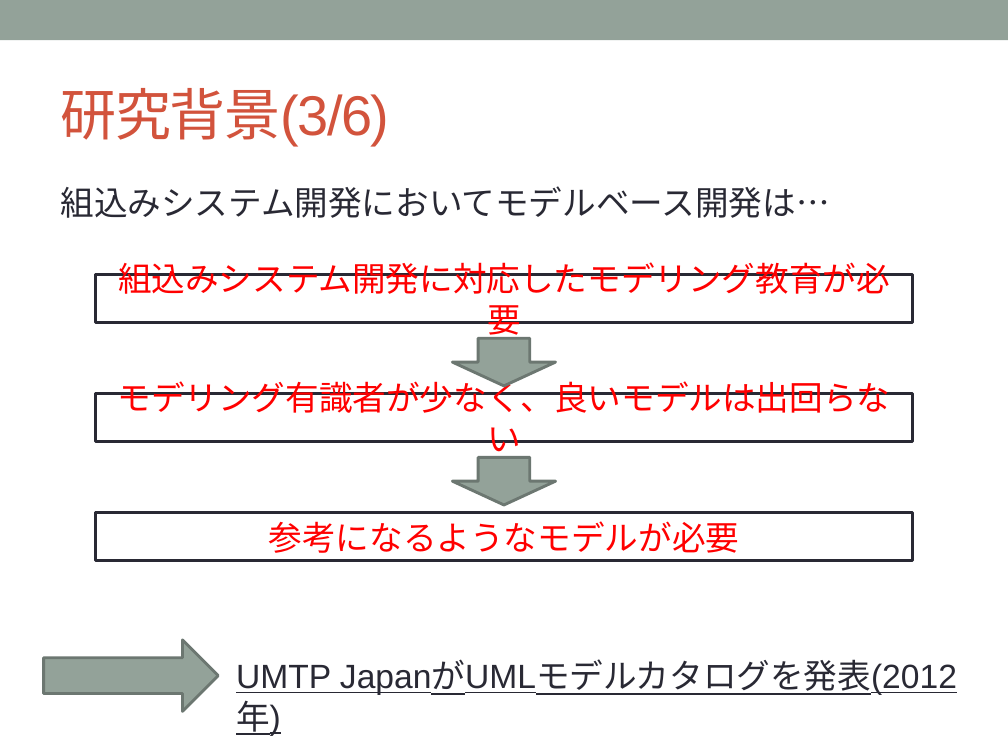
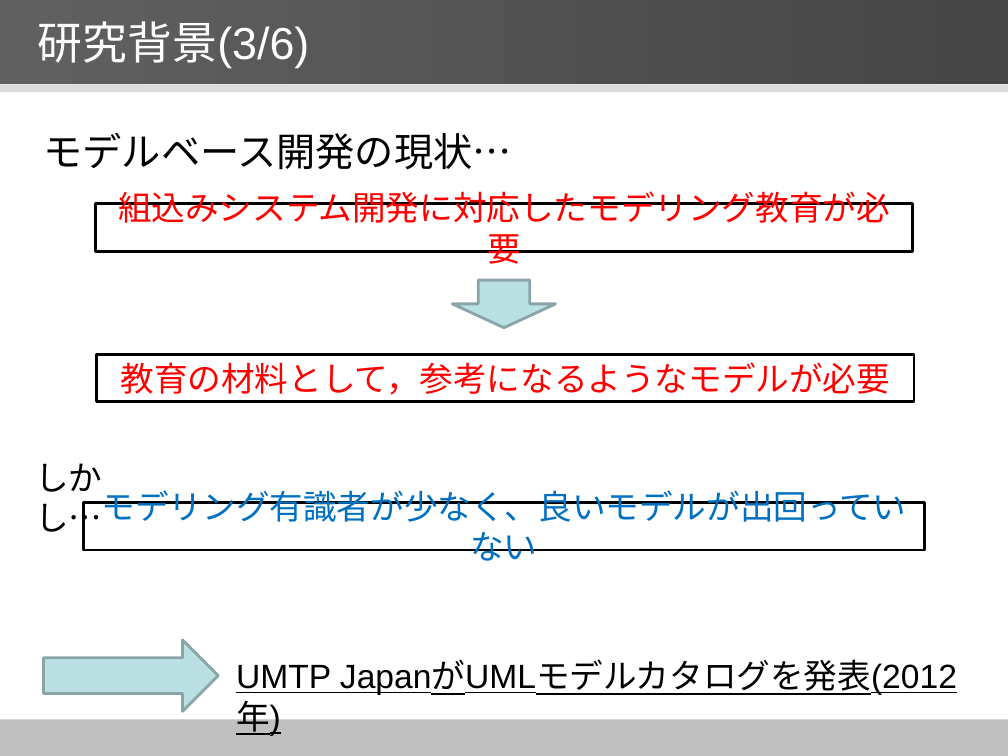
Before and after one commit to YutaNiimura/leJOS-OSEK, a slide deck: slide 5 of 中間発表関連/5I25新村祐太 中間発表スライドver0.5.pptx. Drawn at 1008x756 pixels with LibreOffice and Linux fonts; fonts in the diff are those of the drawing. Boxes give left, top, right and bottom in pixels: in the first picture for what was removed or moved away, otherwise in the second. Text is boxed around its words. In the diff, an @@ line names an element or a change of style, - is before the commit and + after.

```diff
--- a/中間発表関連/5I25新村祐太 中間発表スライドver0.5.pptx
+++ b/中間発表関連/5I25新村祐太 中間発表スライドver0.5.pptx
@@ rectangle: place and size @@
-rectangle at [0, 0, 1008, 40]
+rectangle at [0, 0, 1008, 85]
@@ rectangle at [0, 0, 1008, 85]: fill #93A299 to gradient #606060 to #6B6B6B @@
@@ title "研究背景(3/6)": place and size @@
-title "研究背景(3/6)" at [60, 88, 389, 147]
+title "研究背景(3/6)" at [38, 21, 309, 68]
@@ title "研究背景(3/6)" at [38, 21, 309, 68]: size 40 to 32 pt, text colour #D2533C to #FFFFFF, letter spacing -1 to 0 pt @@
@@ rectangle added at [0, 85, 1008, 93], fill #DDDDDD @@
@@ text at [44, 132, 512, 170]: text changed; size 24 to 28 pt; text colour #292934 to #000000 @@
-組込みシステム開発においてモデルベース開発は…
+モデルベース開発の現状…
@@ rectangle "組込みシステム開発に対応したモデリング教育が必要": place and size @@
-rectangle "組込みシステム開発に対応したモデリング教育が必要" at [95, 274, 912, 323]
+rectangle "組込みシステム開発に対応したモデリング教育が必要" at [95, 204, 912, 252]
@@ rectangle "組込みシステム開発に対応したモデリング教育が必要" at [95, 204, 912, 252]: outline #292934 2.08 pt to #000000 2 pt @@
@@ down arrow at [453, 280, 555, 328]: fill #93A299 to #BBE0E3; outline #6D7871 2.08 pt to #8AA6A8 2 pt @@
@@ down arrow: place and size @@
-down arrow at [453, 339, 555, 386]
+down arrow at [453, 280, 555, 328]
@@ rectangle "教育の材料として，参考になるようなモデルが必要" at [97, 354, 914, 401]: outline #292934 2.08 pt to #000000 2 pt @@
@@ rectangle "教育の材料として，参考になるようなモデルが必要": place and size @@
-rectangle "教育の材料として，参考になるようなモデルが必要" at [95, 513, 912, 560]
+rectangle "教育の材料として，参考になるようなモデルが必要" at [97, 354, 914, 401]
@@ text in rectangle at [121, 362, 891, 395]: text changed @@
-参考になるようなモデルが必要
+教育の材料として，参考になるようなモデルが必要
@@ text added at [35, 463, 102, 539], 24 pt, text #000000 @@
+しかし…
@@ down arrow removed at [453, 458, 555, 505] @@
@@ rectangle "モデリング有識者が少なく、良いモデルが出回っていない": place and size @@
-rectangle "モデリング有識者が少なく、良いモデルが出回っていない" at [95, 394, 912, 442]
+rectangle "モデリング有識者が少なく、良いモデルが出回っていない" at [84, 502, 925, 549]
@@ rectangle "モデリング有識者が少なく、良いモデルが出回っていない" at [84, 502, 925, 549]: fill none to #FFFFFF; outline #292934 2.08 pt to #000000 2 pt @@
@@ text in rectangle at [102, 490, 907, 561]: text changed; text colour #FF0000 to #0070C0 @@
-モデリング有識者が少なく、良いモデルは出回らない
+モデリング有識者が少なく、良いモデルが出回っていない
@@ right arrow at [43, 640, 218, 712]: fill #93A299 to #BBE0E3; outline #6D7871 2.08 pt to #8AA6A8 2 pt @@
@@ text "UMTP JapanがUMLモデルカタログを発表(2012年)" at [236, 661, 957, 695]: text colour #292934 to #000000 @@
@@ rectangle added at [0, 720, 1008, 756], fill #C0C0C0 @@
```
Also in this commit, not shown: 14 other slides changed, 8 slides added, 6 slides removed, 5 other files.
